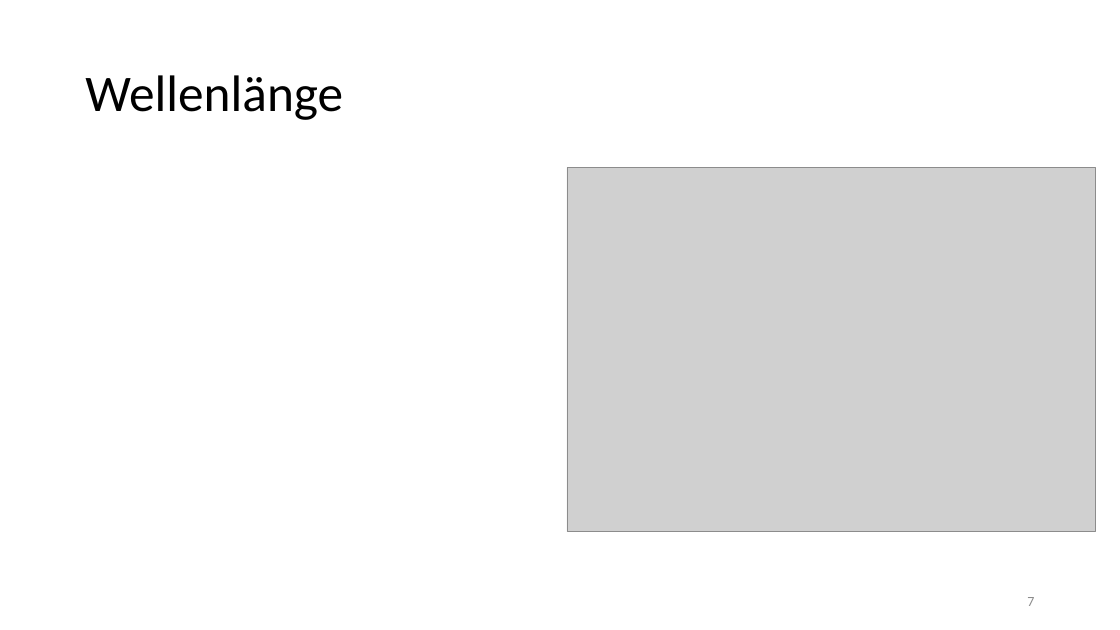
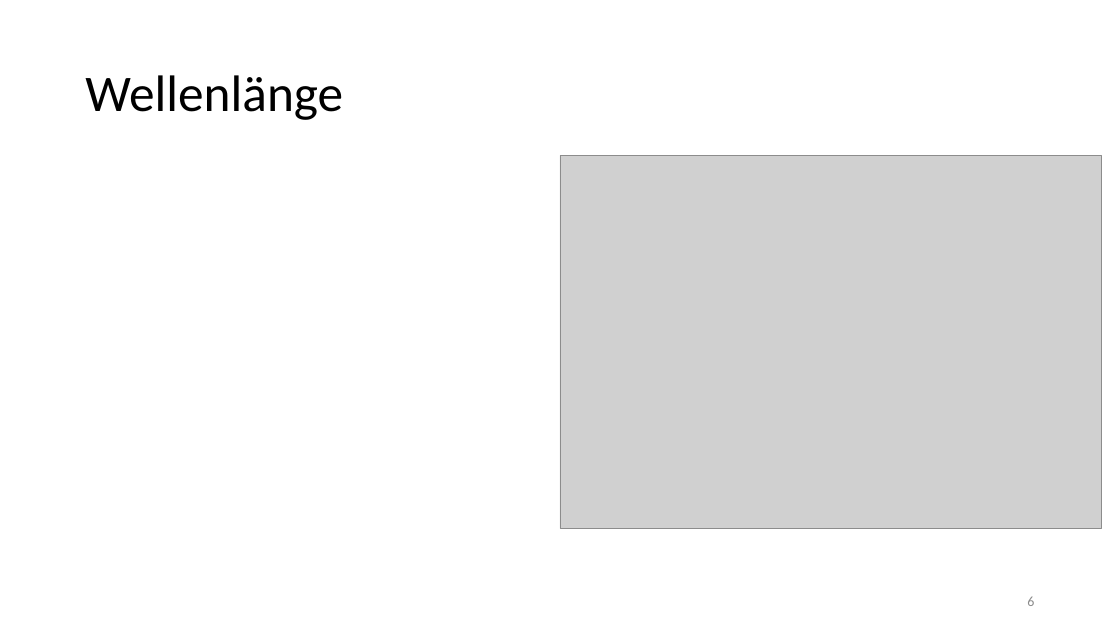
Before and after one commit to thewhitecat/grundpraktikum1, a slide deck: slide 6 of grundpraktikum2/Optik 2/Optik II.pptx (slide 7 before the commit). Drawn at 1120x630 pixels with LibreOffice and Linux fonts; fonts in the diff are those of the drawing; grey boxes stand for pictures. Boxes give left, top, right and bottom in pixels: in the first picture for what was removed or moved away, otherwise in the second. Text is boxed around its words. In the diff, an @@ line names an element or a change of style, - is before the commit and + after.

```diff
--- a/grundpraktikum2/Optik 2/Optik II.pptx
+++ b/grundpraktikum2/Optik 2/Optik II.pptx
@@ picture: place and size @@
-picture at (567,168,1096,532)
+picture at (560,155,1102,528)
@@ page number at (1027,597,1034,606): text changed @@
-7
+6
```
Also in this commit, not shown: 2 other slides changed, 1 slide removed.
